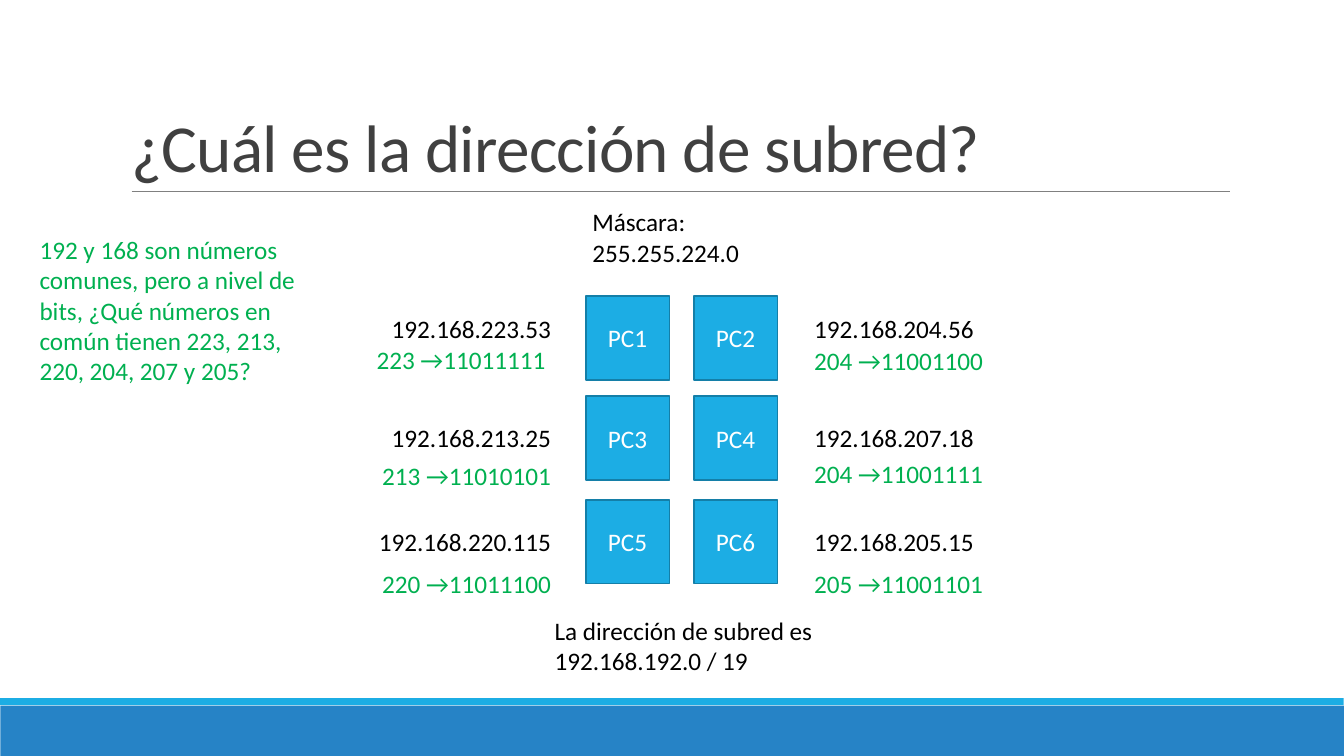
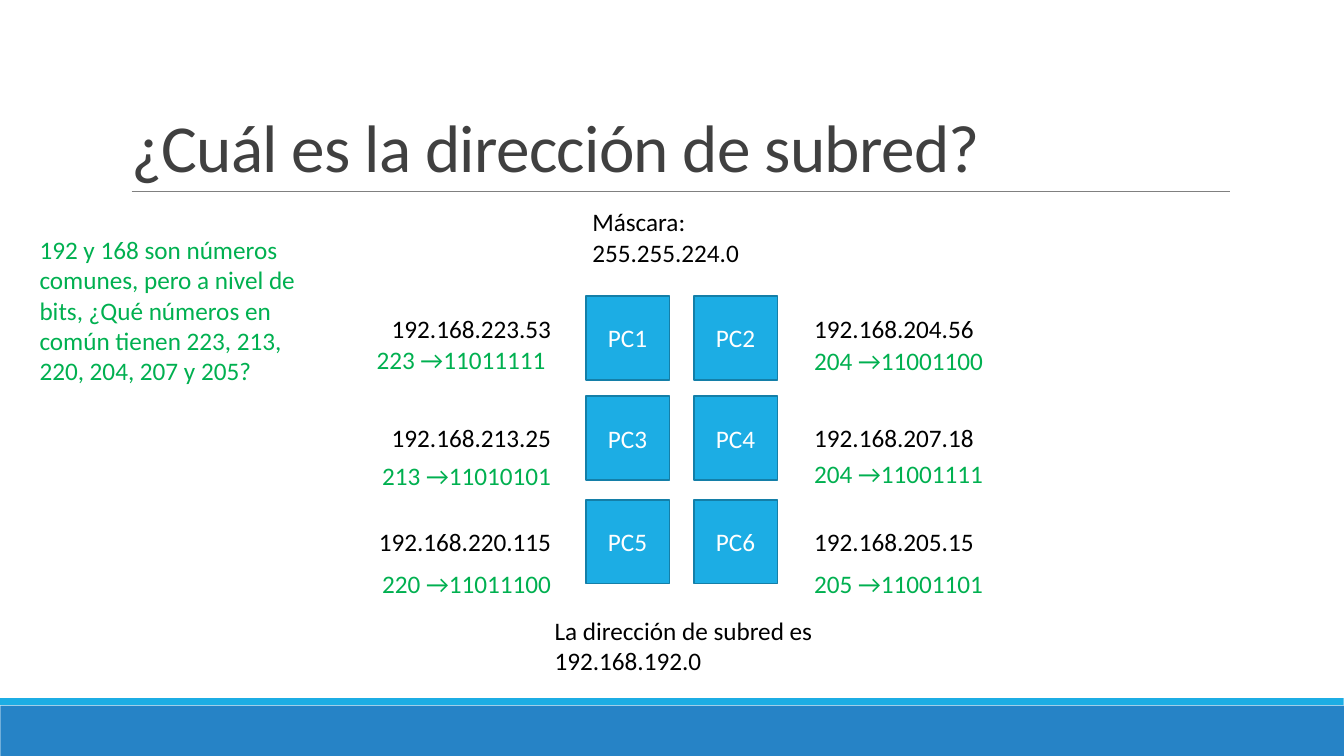
Before and after one commit to Domiciano/ProgramacionEnRed191, a slide deck: slide 20 of Semana 2/Presentación.pptx. Drawn at 1344x756 pixels with LibreOffice and Linux fonts; fonts in the diff are those of the drawing. Boxes give left, top, right and bottom in pixels: in the first picture for what was removed or moved away, otherwise in the second. Text is boxed around its words. In the diff, an @@ line names an element or a change of style, - is before the commit and + after.

```diff
--- a/Semana 2/Presentación.pptx
+++ b/Semana 2/Presentación.pptx
@@ text at [555, 652, 702, 670]: text changed @@
-192.168.192.0 / 19
+192.168.192.0
```
Also in this commit, not shown: 3 other slides changed, 14 other files.
